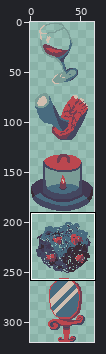
Edited in one commit: pixel-art file (src/assets/art/package_details.aseprite). The first picture is a wide view before the edit; the outline marks the close-up.
Close-up. Before the commit:
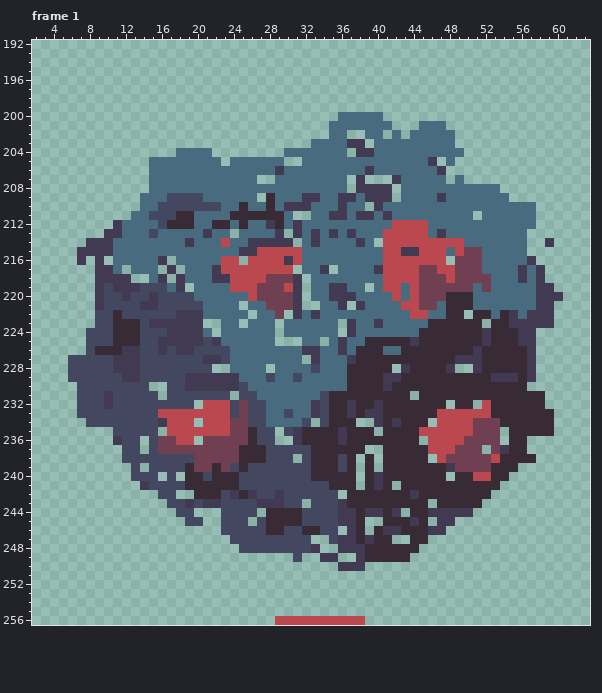
64x320 pixels, 4 frames. Shown: frame 1: x 2..63, y 192..256. The commit also changed other frames or places, which this record leaves out.
After:
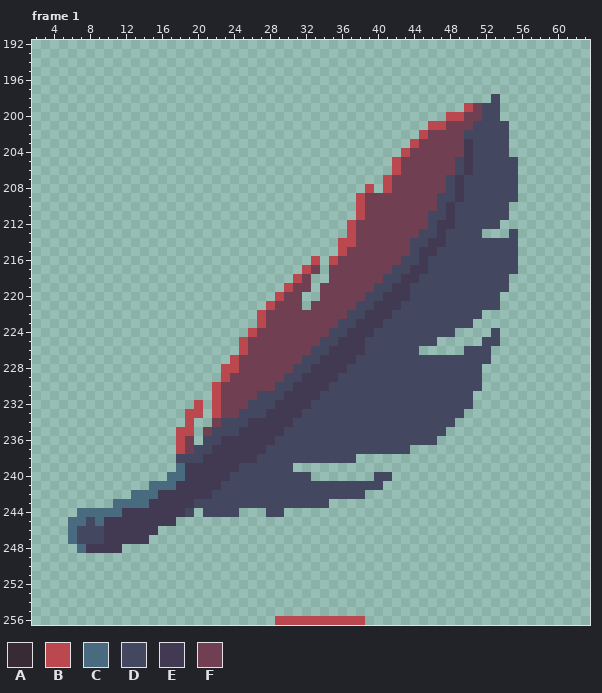
Palette (. is transparent): A #392b35  B #bb474f  C #486b7f  D #444760  E #423952  F #713f52
From old to new:
--- frame 1
@@ x 2..63 @@
 197 ..............................................................
-198 ..............................................................
-199 ..............................................................
-200 ..................................CCCCC.......................
-201 .................................CCCCCCC...CCC................
-202 .................................CC..CC.C.CCCCC...............
-203 ...............................CCCCEE.CCCCCCCCC...............
-204 ................CCCC........CCCCCCC.EECCCCCCCCCC..............
-205 .............CCCCCCCC.CCCCCC..CCCCCCCCCCCCCCE.C...............
-206 .............CCCCCCCCCCCCCCECCCCCCCCCECCCCCCCE................
-207 .............CCCCCCCCCCCC..CCCCCCCC.E...ECCCCC.C..............
-208 .............CCCCCCCCCCCCCCCCCCCCCC.EEEE.CCCCCCCCCCC..........
-209 ............CCCDDDDCCCCCC.ACCCEECCEECEEE.CCCCECCCCCCC.........
-210 ............CCDDDDDDDCCACCACEEECCCECC.ECCCCCCCCCCCCCCCCC......
-211 ...........CCDDDAACCCCAAAAAAC..CCEECEECECCCCCCCCC.CCCCCC......
-212 .........ECCCCDAAACCAACACCEACECCCCCCCCCCBBBBCCCCCCCCCCCC......
-213 ........EECCCDCCCCCECC.CCCCE.ECECECECCCBBBBBCECCCCCCCCC.......
-214 ......EEECCCCCCCCECCCBCCEEEEE.CECCCCEC.BBBBBBBBBCCCCCCC..E....
-215 .....EEEECCCCCCCCCCCCCCEEBBBBBCCCCCCCCCBBEEBBBCBFFCCCCC.......
-216 .....E.E.CCCCCE.CCCCCBB.BBBBEBCCCCCCCCCBBBBBBB.FFFCCCCCE......
-217 .......EEC.CCC.E.CCCEBBBBBBBB.CCE.CCCCEBBBBFFBBFFFCCCCECE.....
-218 .......EEEE..CE.ECCCEEBBBBFFFE.CCCCCCCCBBBBFFFBFFFFCCCECE.....
-219 .......EDEEEDDDCE.CCCCBBBFFFBE.CCEECC.CBBCBFFFFFFCFCCCCCEE....
-220 .......EDDEDDEDDDDCCCCCCBFFFFE.CCEEECCCCBCBFFFAAACCCCCCCEEE...
-221 .......EDDDDEEDDDDDCCCC.CCFFFE..CCE.ECCCCBBFFCAAACCCCCCCEE....
-222 .......DDADDDDDDEEECCCCC.CCF.ECECCCCCCCCCCBBCCAA.AACAECEEE....
-223 .......DDAAADEEEEEE..CC.CCC.CCCCCC.ECCECCCCCAAAAAA.AAEEEEE....
-224 ......DDDAAADDDEEEEC.CCCCCC.CCCCCC.ECCCCCCCAAAAAAAEAAAEE......
-225 ......DDDAAADDEEEEEDECCCCCC...CC.CECCAAAAAEAAAAAAAEAAAEE......
-226 ......DAAAEEDDEDEEDDDDCCCCCCCCEECCECAAACCAAAAAAAAEAAAAAE......
-227 ....DDDDDEEEDDDDDDDEEDCCCCCCCC.ECCCEAAAAAAAAAAAEEEAAAAAE......
-228 ....DDDDDEEEDDDDDDDD..CCCC.CCCCDCCCAAAAA.EAAAAE..EAAAAAE......
-229 ....DDDDDDEEDDDDDEEEEEECCCDCCDCCCCCAAAAEEAAAAAAAAAAEEEAE......
-230 .....DDDDDDDD..DDEEEEEEDCCCCCCCCCCCAAAAEAAAAAAAAAAAAAAA.......
-231 .....DDDEDDDDD.DDDDDDD.DDCCCCCCCDAAAAAAAAA.AAAAAAAAAAAAAA.....
-232 .....DDDEDDDDDDDDD.BBBDFDDCCCCCEDAAEAAEAAAAAAA.AA.BAAAAAA.....
-233 .....DDDDDDDDDBBBBBBBBDFDDCCDCCEDAAEAEEAAAAAABBBBBBAAAAAAA....
-234 ......DDDDDDDDEBBB.BBBFFDDCCCCD.DAAA..EAEAAA.BBBBFFFAAAAAA....
-235 .........DDDDD.BBBBBBBFFADD.DEAAAAEAAA.AAAABBBBBBFFF.AAAAA....
-236 .........EDD.DFFBB.FFFFFADD..EAAAAEAAAAAAAA.BBBBFFFF.AA.......
-237 ..........DD.DFFFFFFFFFAAADDDDDAAAAAA..AAAAABBBFFF.FEAA.......
-238 ..........DDDDDDDDFFFFFAAADDD.DAAADA.A.AAAAA.BFFFFFBAAAA......
-239 ...........D.DDDDAFFAFDADDDDDDDAAADA.A.AAAAAAAEFFFFAAA........
-240 ...........DDD.D.AADAAADDDDDDDDAAAAA.AEAAAAAAA.AABBAA.........
-241 ............EDDDDAAAAAADDDDDDDDDDAAA.AEA.AAAAAAAAAAA..........
-242 ..............DD..AAADEAEDDEDDDDDD.AAAAAAAEAAAAAAAA...........
-243 ...............DDEDEEDDDDEEEDD.DDDEAAAAAAAAA.AAAAA............
-244 ................DD...DDDD.AAAADDDDEEAEEAE.AAEEEEE.............
-245 .................DD..DDD.DAAAADDDDEEA..AAAEA.EE...............
-246 .....................DDDDDAADDAADD.EA.AEEAAAEE................
-247 ......................DDDDDDDDD..DEEAEAA..AA..................
-248 .......................DDDDDDDDE..EEEAAAAAA...................
-249 .............................D..EE..EAAAAA....................
-250 ..................................EEE.........................
+198 ...................................................D..........
+199 ................................................BFDD..........
+200 ..............................................BBFFDD..........
+201 ............................................BBFFFDDDD.........
+202 ...........................................BFFFFDDDDD.........
+203 ..........................................BFFFFFEDDDD.........
+204 .........................................BFFFFFFEDDDD.........
+205 ........................................BFFFFFFDEDDDDD........
+206 ........................................BFFFFFFDEDDDDD........
+207 .......................................BFFFFFFDEDDDDDD........
+208 .....................................B.BFFFFFFDEDDDDDD........
+209 ....................................BFFFFFFFFDDEDDDDDD........
+210 ....................................BFFFFFFFFDEDDDDDD.........
+211 ....................................BFFFFFFFDDEDDDDDD.........
+212 ...................................BFFFFFFFFDEEDDDDD..........
+213 ...................................BFFFFFFFDDEDDDD...D........
+214 ..................................BBFFFFFFDDEEDDDDDDDD........
+215 ..................................BFFFFFFFDEEDDDDDDDDD........
+216 ...............................B.BFFFFFFFDDEDDDDDDDDDD........
+217 ..............................BF.FFFFFFFDDEEDDDDDDDDDD........
+218 .............................BF..FFFFFFDDEEDDDDDDDDDD.........
+219 ............................BFF.FFFFFFDDEEDDDDDDDDDDD.........
+220 ...........................BFF..FFFFFDDEEEDDDDDDDDDD..........
+221 ..........................BFFF.FFFFFDDEEEDDDDDDDDDDD..........
+222 .........................BFFFFFFFFFDDEEEDDDDDDDDDD............
+223 .........................BFFFFFFFFDDEEEDDDDDDDDDD.............
+224 ........................BFFFFFFFFDDEEEDDDDDDDDD....D..........
+225 .......................BFFFFFFFFDDEEEDDDDDDDD.....DD..........
+226 .......................BFFFFFFFDDEEEEDDDDDD.....DDD...........
+227 ......................BFFFFFFFDDEEEEDDDDDDDDDDDDDDD...........
+228 .....................BBFFFFFFDDEEEEDDDDDDDDDDDDDDD............
+229 .....................BFFFFFFDDEEEEDDDDDDDDDDDDDDDD............
+230 ....................BFFFFFFDDEEEEDDDDDDDDDDDDDDDDD............
+231 ....................BFFFFDDDEEEEDDDDDDDDDDDDDDDDD.............
+232 ..................B.BFFFDDDEEEEDDDDDDDDDDDDDDDDDD.............
+233 .................BB.BFFDDDEEEEDDDDDDDDDDDDDDDDDD..............
+234 .................B..FDDDEEEEEDDDDDDDDDDDDDDDDDD...............
+235 ................BB.FDDDEEEEEDDDDDDDDDDDDDDDDDD................
+236 ................BF.DDEEEEEEDDDDDDDDDDDDDDDDDD.................
+237 ................BFDDEEEEEEDDDDDDDDDDDDDDDD....................
+238 ................DDDEEEEEEDDDDDDDDDDD..........................
+239 ................CEEEEEEDDDDDD.................................
+240 ...............CCEEEEEDDDDDDDDD.......DD......................
+241 .............CCCEEEEEDDDDDDDDDDDDDDDDDD.......................
+242 ...........CCCEEEEEEDDDDDDDDDDDDDDDDD.........................
+243 .........CCCCEEEEEDDDDDDDDDDDDDDD.............................
+244 .....CCCCCEEEEEEED.DDDD...DD..................................
+245 ....CCDCEEEEEEEE..............................................
+246 ....CDDDEEEEEE................................................
+247 ....CDDDEEEEE.................................................
+248 .....CEEEE....................................................
+249 ..............................................................
+250 ..............................................................
 251 ..............................................................
Pixel boxes of the changes (left, top, right, bottom) in both close-ups:
changed: (68, 94, 563, 571)
